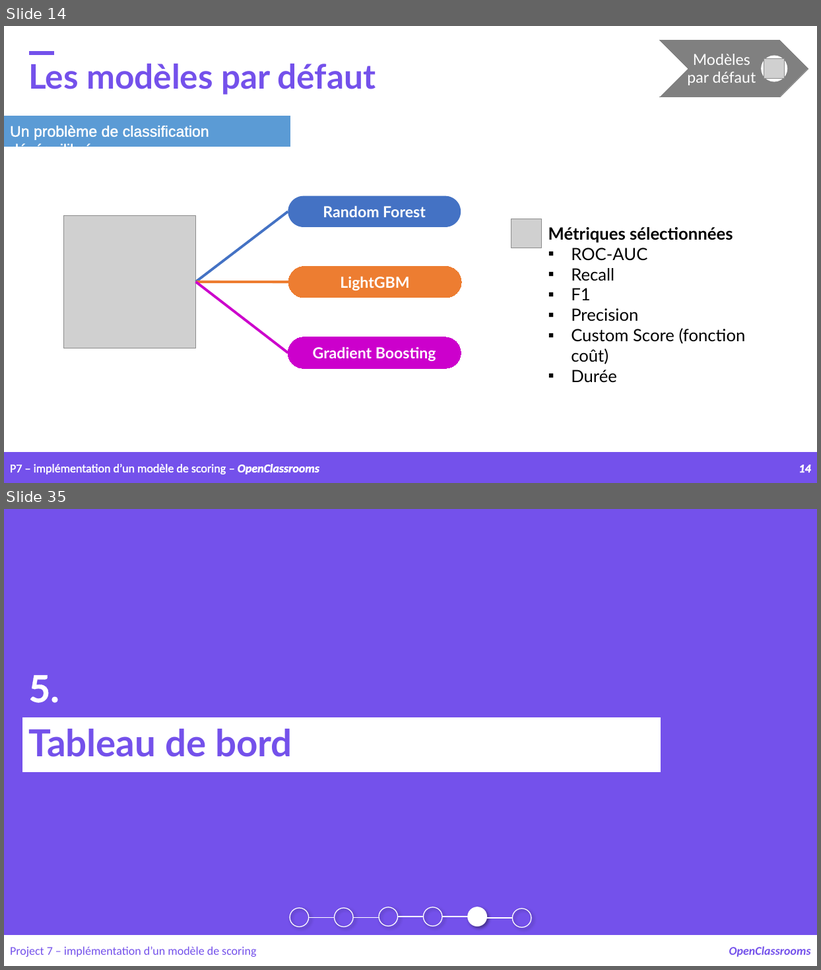
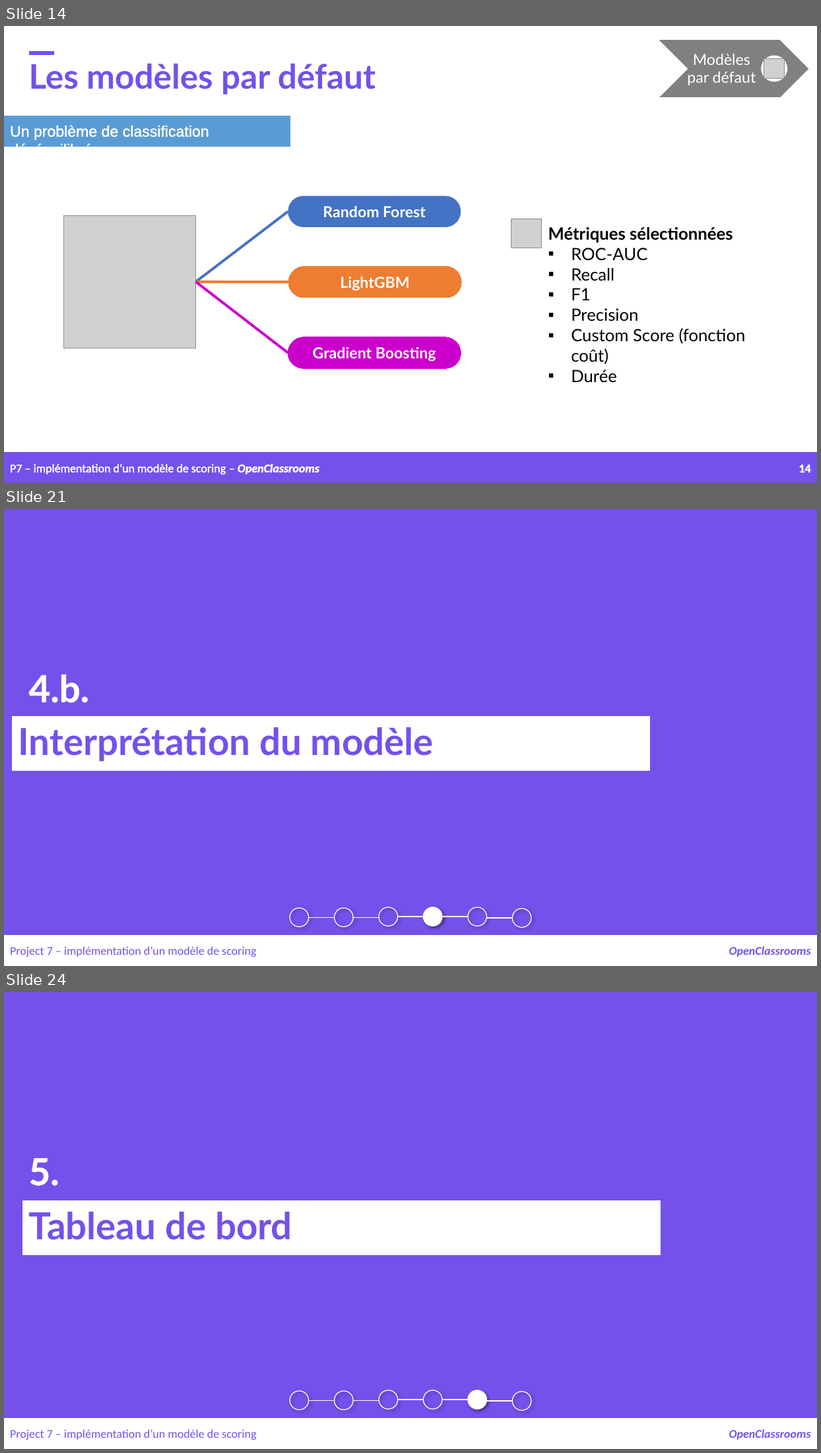
Before and after one commit to samirhinojosa/OC-P7-IMPLEMENT-A-SCORING-MODEL, a slide deck: supports/P7_presentation_final_v3.pptx. Shown one above the other, each under a label of ours: slides 14 and 35 before the commit, slides 14, 21 and 24 after it; the slides between them are not shown. The pictures are 821x970 and 821x1453 pixels, drawn with LibreOffice and Linux fonts; fonts in the diff are those of the drawing; grey boxes stand for pictures; background and template pictures are left out. Boxes give left, top, right and bottom in pixels: in the first picture for what was removed or moved away, otherwise in the second. Text is boxed around its words. In the diff, an @@ line names an element or a change of style, - is before the commit and + after.

```diff
--- a/supports/P7_presentation_final_v3.pptx
+++ b/supports/P7_presentation_final_v3.pptx
@@ slide 21 added at (4,509,817,966), background #7451EB @@
@@ text added at (29,675,90,703), 44 pt, text #FFFFFF, bold @@
+4.b.
@@ rectangle added at (12,716,649,771), fill #FFFFFF, outline #FFFFFF 0.75 pt, 44 pt, text #7451EB, bold @@
+Interprétation du modèle
@@ group added at (290,908,531,936): 6 lines, 6 ellipses @@
@@ rectangle added at (4,936,817,966), fill #FFFFFF, outline #FFFFFF 1 pt @@
@@ text added at (10,947,256,957), 14 pt, text #7451EB @@
+Project 7 – implémentation d’un modèle de scoring
@@ text added at (729,947,811,957), 14 pt, text #7451EB, bold, italic @@
+OpenClassrooms
@@ what was slide 35 is now slide 24 @@
```
Also in this commit, not shown: 10 slides changed, 2 other slides added, 14 slides removed, 3 other files.
